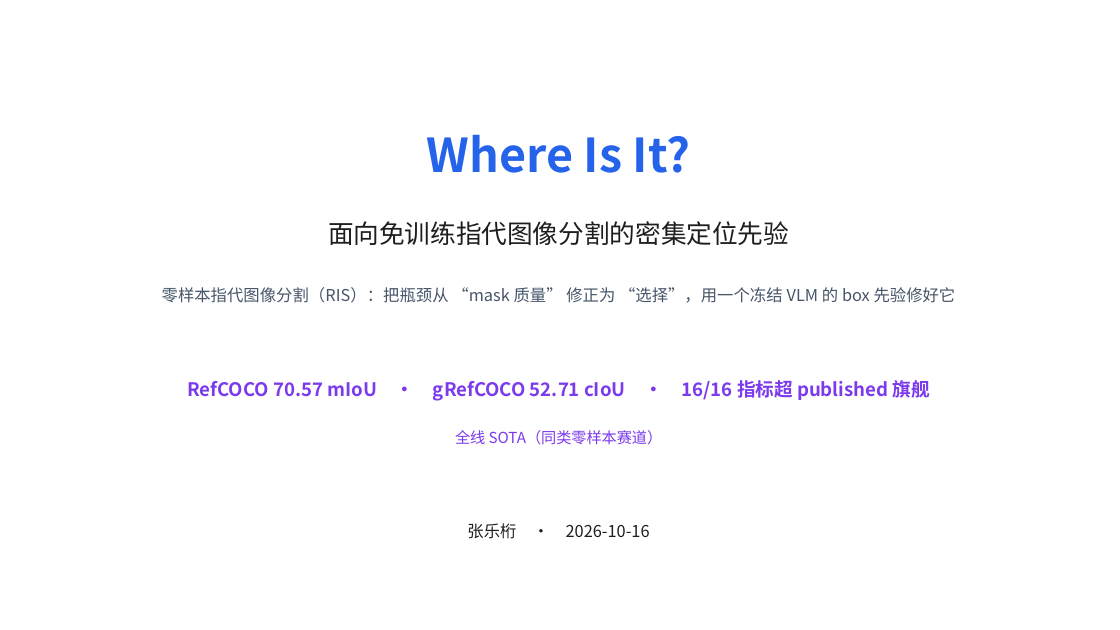
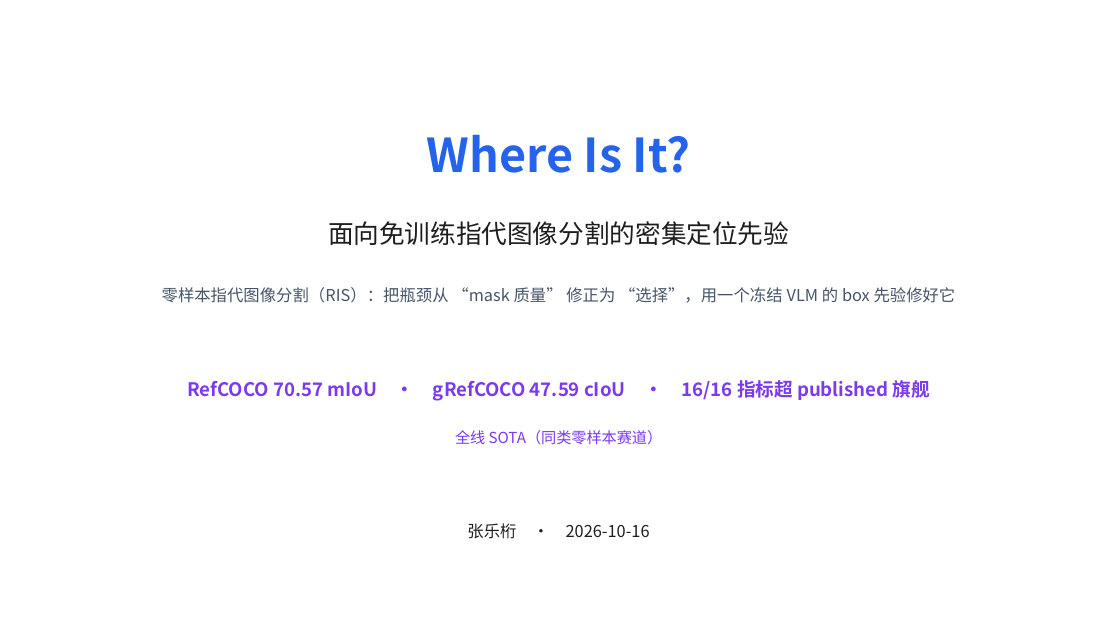
Before and after one commit to lehengzhangJacob/ris_zeroshot_sota, a slide deck: slide 1 of slides/presentation.pptx. Drawn at 1120x630 pixels with LibreOffice and Linux fonts; fonts in the diff are those of the drawing. Boxes give left, top, right and bottom in pixels: in the first picture for what was removed or moved away, otherwise in the second. Text is boxed around its words. In the diff, an @@ line names an element or a change of style, - is before the commit and + after.

```diff
--- a/slides/presentation.pptx
+++ b/slides/presentation.pptx
@@ text at (x1=187, y1=380, x2=930, y2=401): text changed @@
-RefCOCO 70.57 mIoU · gRefCOCO 52.71 cIoU · 16/16 指标超 published 旗舰
+RefCOCO 70.57 mIoU · gRefCOCO 47.59 cIoU · 16/16 指标超 published 旗舰
```
Also in this commit, not shown: 3 other slides changed, 35 other files.
